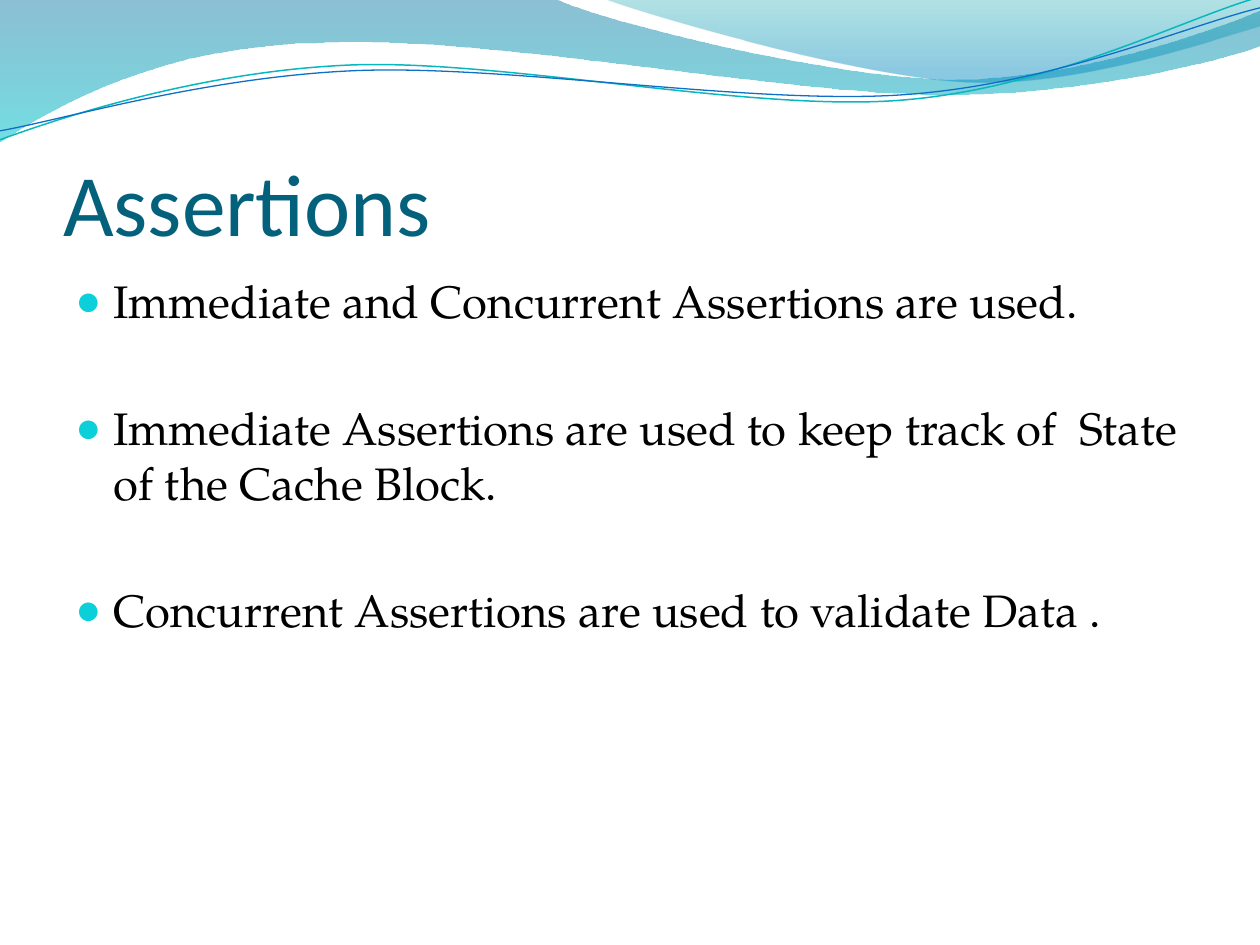
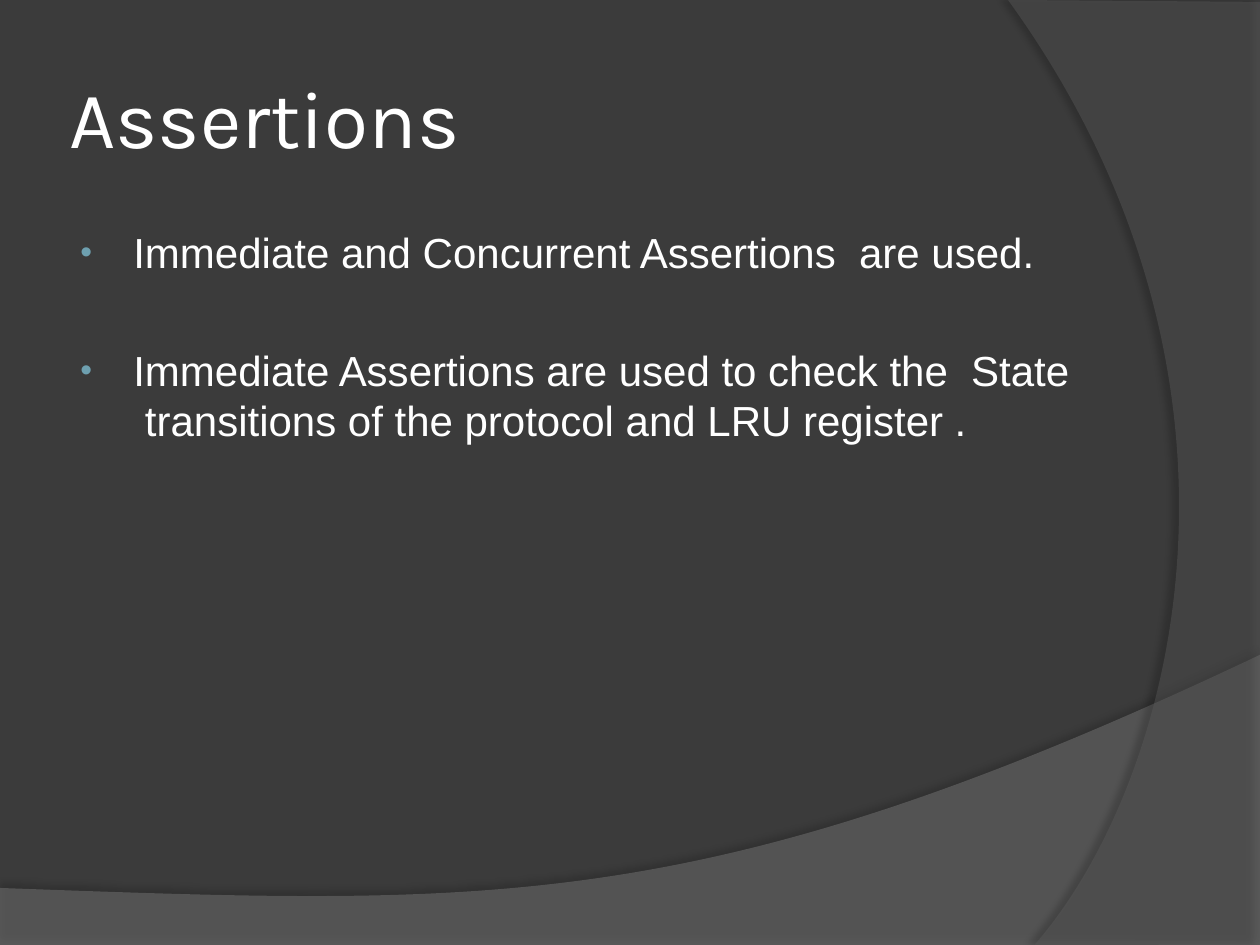
Before and after one commit to dhanusht6/system_verilog_project, a slide deck: slide 36 of Design and Verification of Cache with Cache coherency.pptx (slide 10 before the commit). Drawn at 1260x945 pixels with LibreOffice and Linux fonts; fonts in the diff are those of the drawing; background and template pictures are left out. Boxes give left, top, right and bottom in pixels: in the first picture for what was removed or moved away, otherwise in the second. Text is boxed around its words. In the diff, an @@ line names an element or a change of style, - is before the commit and + after.

```diff
--- a/Design and Verification of Cache with Cache coherency.pptx
+++ b/Design and Verification of Cache with Cache coherency.pptx
@@ background picture (left out) to #3B3B3B @@
@@ freeform shape removed at [0,0,1260,142] @@
@@ freeform shape removed at [0,0,1260,147] @@
@@ freeform shape removed at [0,8,1260,141] @@
@@ freeform shape removed at [604,0,1260,87] @@
@@ freeform shape added at [1008,0,1260,945], fill #5E5E5E at 40% opacity @@
@@ title "Assertions": place and size @@
-title "Assertions" at [63,175,431,237]
+title "Assertions" at [69,92,459,149]
@@ title "Assertions" at [69,92,459,149]: size 50 to 46 pt, font Calibri to Karla, text colour #04617B to #FFFFFF; vertical alignment bottom to middle @@
@@ text "Immediate and Concurrent Assertions are ...": place and size @@
-text "Immediate and Concurrent Assertions are ..." at [113,285,1177,628]
+text "Immediate and Concurrent Assertions are ..." at [133,237,1069,445]
@@ text at [133,237,1034,269]: size 26 to 24 pt, font TeX Gyre Pagella to Arial, text colour #000000 to #FFFFFF in "Immediate and Concurrent Assertions are used."; bullet ● to •; bullet colour #0BD0D9 to #6EA0B0 @@
@@ text at [133,355,1069,445]: text changed; size 26 to 24 pt; font TeX Gyre Pagella to Arial; text colour #000000 to #FFFFFF @@
-● Immediate Assertions are used to keep track of State of the Cache Block.
-● Concurrent Assertions are used to validate Data .
+• Immediate Assertions are used to check the State transitions of the protocol and LRU register .
@@ freeform shape added at [0,655,1260,945], fill #7F7F7F at 45% opacity @@
```
Also in this commit, not shown: 12 other slides changed, 30 slides added, 4 slides removed.
